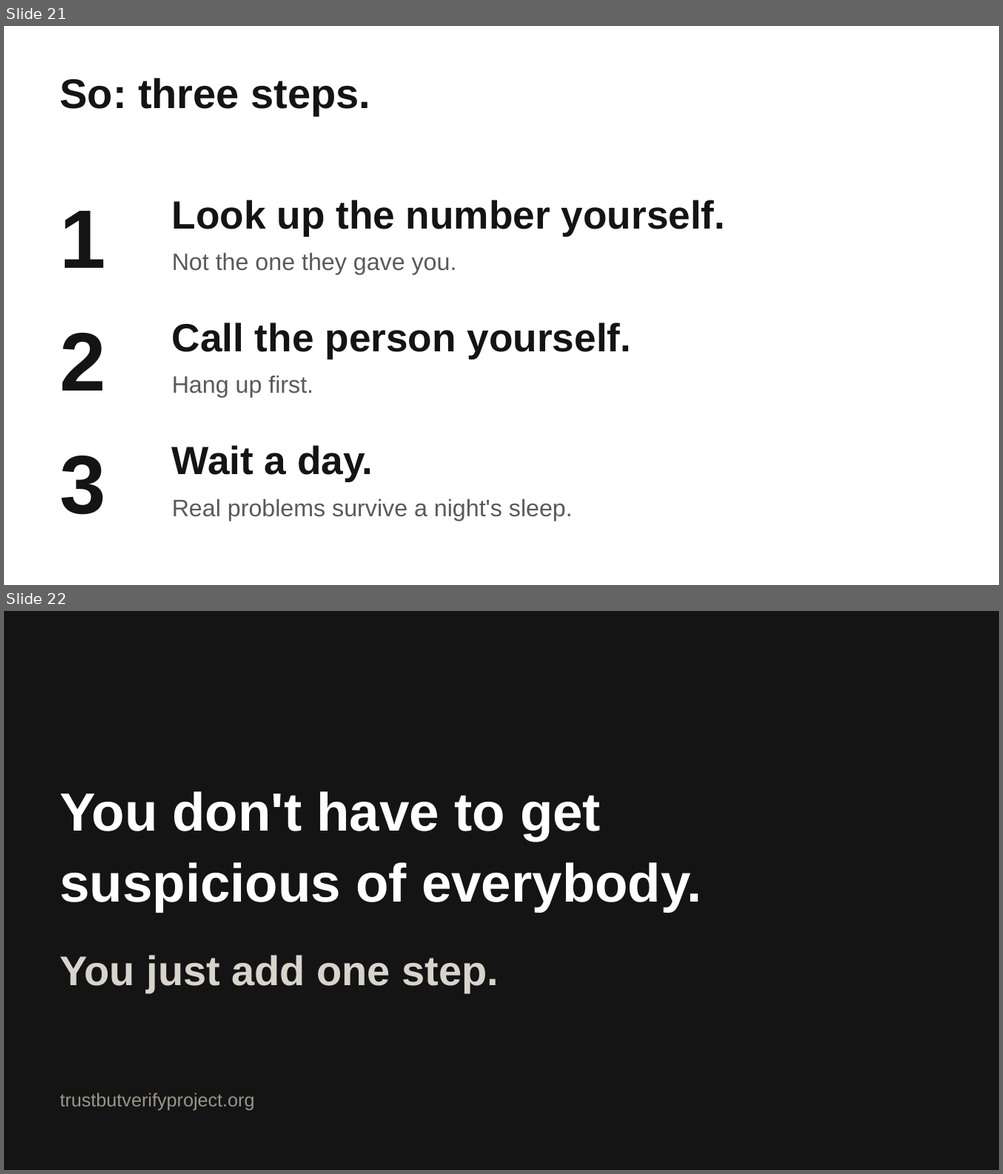
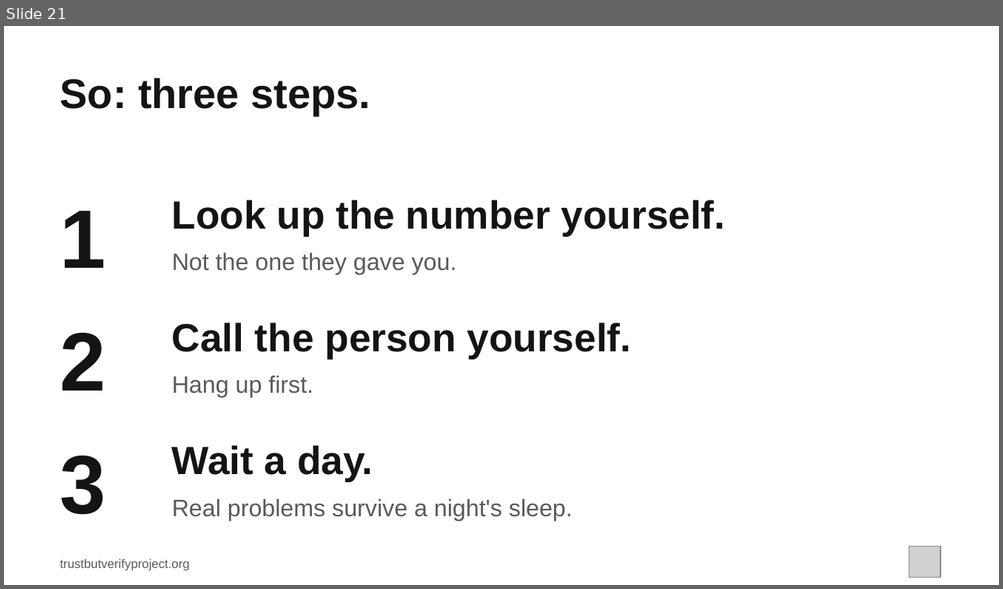
Before and after one commit to brettmorrison/trust-but-verify, a slide deck: formats/talk/trust-but-verify-talk.pptx. Shown one above the other, each under a label of ours: slides 21 and 22 before the commit, slide 21 after it. The pictures are 1003x1174 and 1003x589 pixels, drawn with LibreOffice and Linux fonts; fonts in the diff are those of the drawing; grey boxes stand for pictures. Boxes give left, top, right and bottom in pixels: in the first picture for what was removed or moved away, otherwise in the second. Text is boxed around its words. In the diff, an @@ line names an element or a change of style, - is before the commit and + after.

```diff
--- a/formats/talk/trust-but-verify-talk.pptx
+++ b/formats/talk/trust-but-verify-talk.pptx
@@ slide 22 removed at (4,611,999,1170), background #141414 @@
@@ text removed at (60,792,701,911) @@
-You don't have to get
-suspicious of everybody.
@@ text removed at (60,955,498,993) @@
-You just add one step.
@@ text removed at (60,1093,255,1111) @@
-trustbutverifyproject.org
@@ slide 21 changed as well @@
@@ picture added at (909,547,940,578) @@
@@ text added at (60,560,190,571), 12 pt, text #5A5A5A @@
+trustbutverifyproject.org
```
Also in this commit, not shown: 20 other slides changed, 1 slide added, 4 other files.
